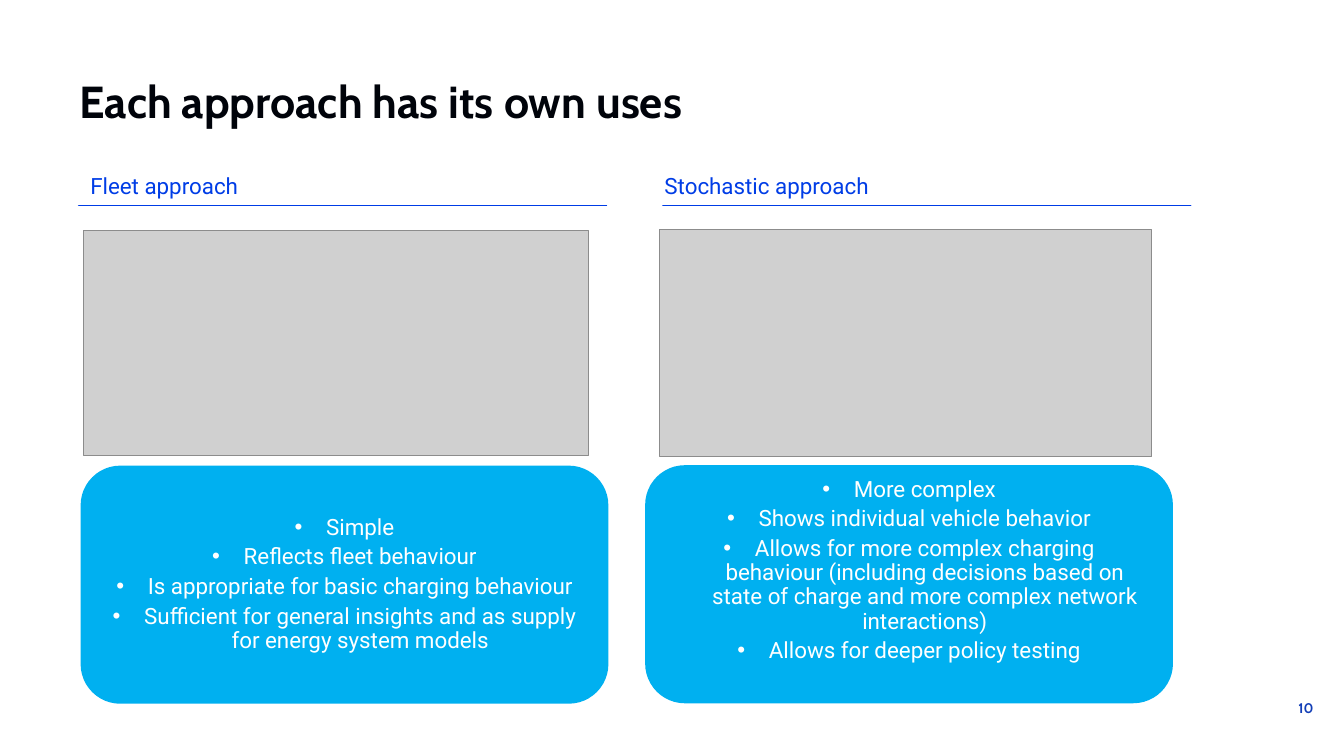
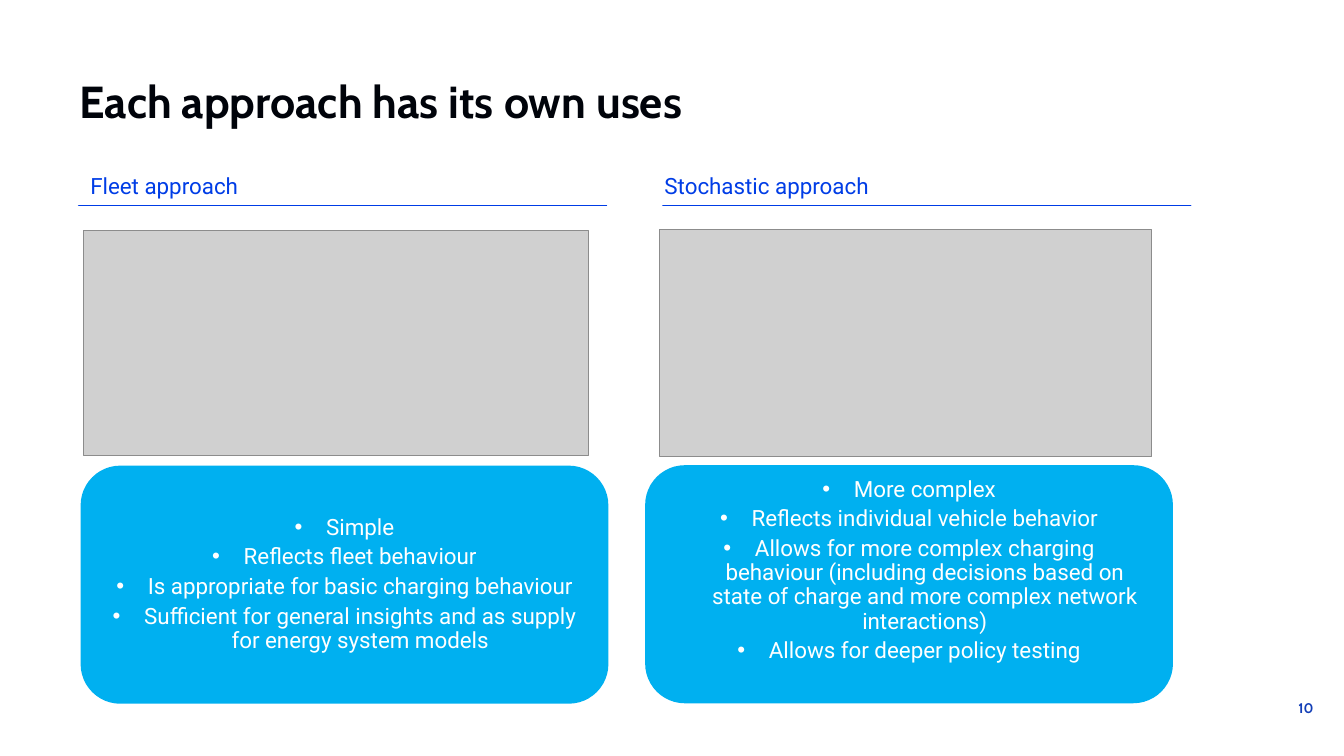
Before and after one commit to TNO/ChaProEV, a slide deck: slide 10 of ChaProEV.pptx. Drawn at 1344x756 pixels with LibreOffice and Linux fonts; fonts in the diff are those of the drawing; grey boxes stand for pictures; background and template pictures are left out. Boxes give left, top, right and bottom in pixels: in the first picture for what was removed or moved away, otherwise in the second. Text is boxed around its words. In the diff, an @@ line names an element or a change of style, - is before the commit and + after.

```diff
--- a/ChaProEV.pptx
+++ b/ChaProEV.pptx
@@ text in rounded rectangle at (752, 509, 1098, 527): text changed @@
-• Shows individual vehicle behavior
+• Reflects individual vehicle behavior
```
Also in this commit, not shown: 5 other files.
